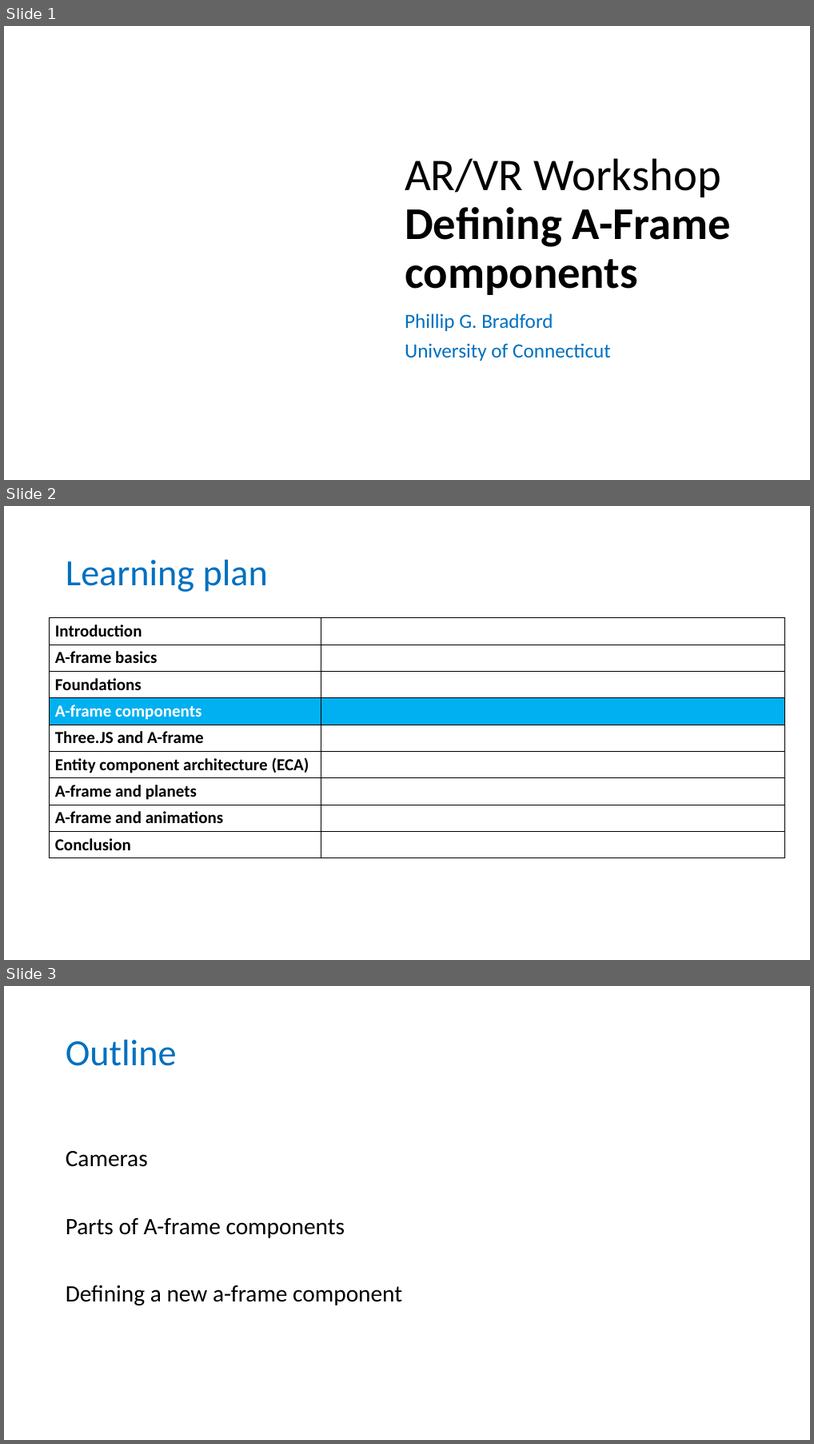
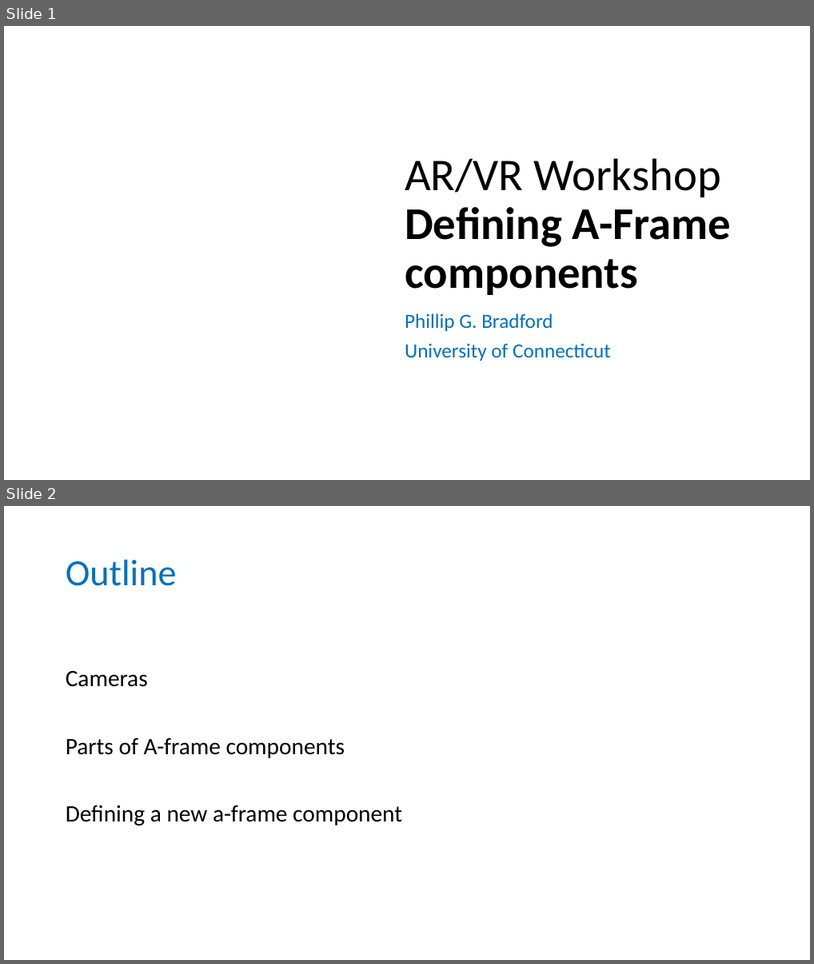
Before and after one commit to wonder-phil/UEMCON-2025, a slide deck: p05/Defining-a-frame-components.pptx. Shown one above the other, each under a label of ours: slides 1, 2 and 3 before the commit, slides 1 and 2 after it. The pictures are 814x1444 and 814x964 pixels, drawn with LibreOffice and Linux fonts; fonts in the diff are those of the drawing; background and template pictures are left out. Boxes give left, top, right and bottom in pixels: in the first picture for what was removed or moved away, otherwise in the second. Text is boxed around its words. In the diff, an @@ line names an element or a change of style, - is before the commit and + after.

```diff
--- a/p05/Defining-a-frame-components.pptx
+++ b/p05/Defining-a-frame-components.pptx
@@ slide 2 removed at [4, 506, 810, 960], background #FFFFFF @@
@@ title removed at [66, 560, 268, 592] @@
-Learning plan
@@ table removed at [49, 618, 785, 854], 9 rows, 2 columns @@
-Introduction | 
-A-frame basics | 
-Foundations | 
-A-frame components | 
-Three.JS and A-frame | 
-Entity component architecture (ECA) | 
-A-frame and planets | 
-A-frame and animations | 
-Conclusion | 
@@ what was slide 3 is now slide 2 @@
```
Also in this commit, not shown: 8 other files.
